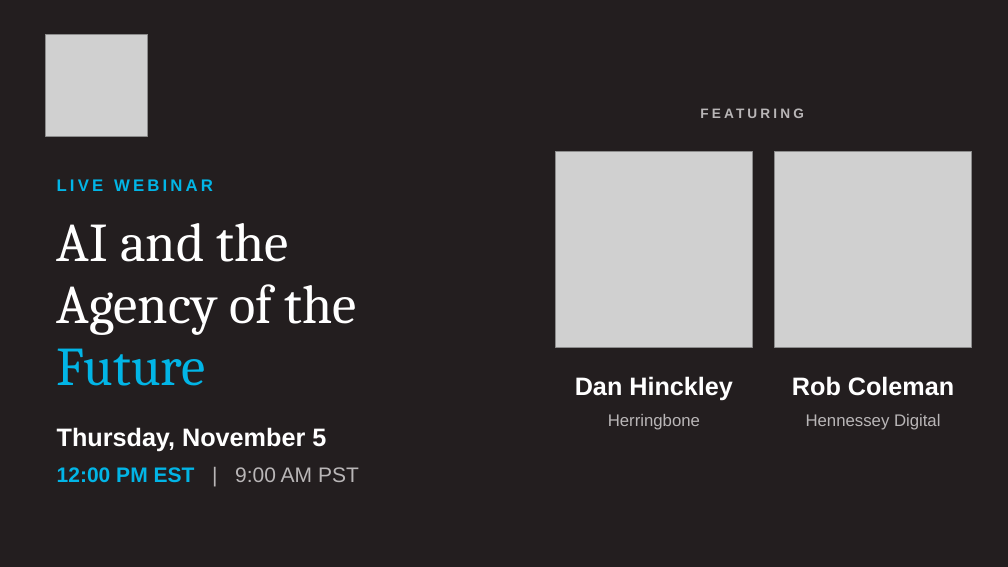
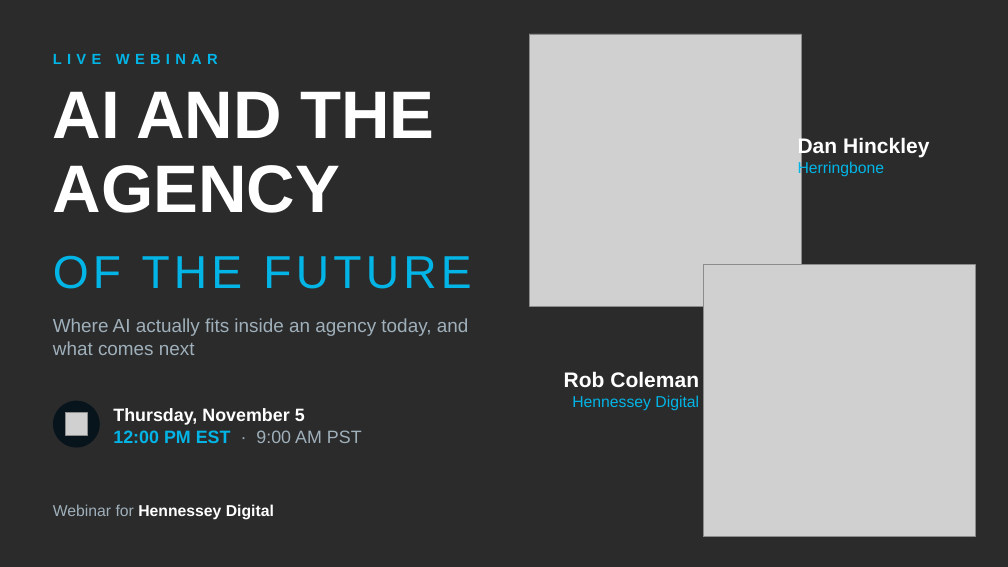
Before and after one commit to ynnahilary/hennessey, a slide deck: slide 1 of webinars/2026-11-05/november_webinar_deck.pptx. Drawn at 1008x567 pixels with LibreOffice and Linux fonts; fonts in the diff are those of the drawing; grey boxes stand for pictures; background and template pictures are left out; a plain dark background stands for a picture behind light text. Boxes give left, top, right and bottom in pixels: in the first picture for what was removed or moved away, otherwise in the second. Text is boxed around its words. In the diff, an @@ line names an element or a change of style, - is before the commit and + after.

```diff
--- a/webinars/2026-11-05/november_webinar_deck.pptx
+++ b/webinars/2026-11-05/november_webinar_deck.pptx
@@ background #231E1F to picture (left out) @@
@@ picture removed at bbox=[45, 34, 147, 136] @@
@@ text "LIVE WEBINAR": place and size @@
-text "LIVE WEBINAR" at bbox=[57, 179, 213, 191]
+text "LIVE WEBINAR" at bbox=[53, 54, 218, 64]
@@ text "LIVE WEBINAR" at bbox=[53, 54, 218, 64]: size 16 to 14 pt, letter spacing 3 to 5 pt @@
@@ picture added at bbox=[529, 34, 802, 306] @@
@@ text added at bbox=[53, 91, 434, 213], 64 pt, text #FFFFFF, bold @@
+AI AND THE
+AGENCY
@@ text removed at bbox=[533, 98, 972, 129] @@
-FEATURING
@@ text at bbox=[798, 136, 929, 157]: size 24 to 20 pt in "Dan Hinckley"; alignment centre to left @@
@@ text "Dan Hinckley": place and size @@
-text "Dan Hinckley" at bbox=[575, 376, 733, 401]
+text "Dan Hinckley" at bbox=[798, 136, 929, 177]
@@ picture removed at bbox=[556, 151, 752, 348] @@
@@ picture removed at bbox=[775, 151, 972, 348] @@
@@ text at bbox=[798, 160, 885, 177]: paragraph added @@
+Herringbone
@@ text at bbox=[53, 255, 471, 289]: text changed; size 52 to 44 pt; font Cambria to Arial; text colour #FFFFFF to #02B5E6 @@
-AI and the
-Agency of the
-Future
+OF THE FUTURE
@@ text "OF THE FUTURE" at bbox=[53, 255, 471, 289]: vertical alignment top to middle @@
@@ picture added at bbox=[703, 265, 975, 537] @@
@@ vertical alignment middle to top in 3 elements at bbox=[564, 371, 699, 411], bbox=[798, 136, 929, 177], bbox=[53, 318, 469, 355] @@
@@ text at bbox=[53, 318, 469, 355]: text changed; size 24 to 18 pt; text colour #FFFFFF to #9FB0BB; bold off @@
-Thursday, November 5
+Where AI actually fits inside an agency today, and what comes next
@@ text "Rob Coleman": place and size @@
-text "Rob Coleman" at bbox=[806, 414, 940, 430]
+text "Rob Coleman" at bbox=[564, 371, 699, 411]
@@ text at bbox=[564, 371, 699, 387]: paragraph added @@
+Rob Coleman
@@ text removed at bbox=[792, 376, 954, 396] @@
-Rob Coleman
@@ ellipse added at bbox=[53, 401, 100, 448], fill #08141C @@
@@ picture added at bbox=[65, 413, 88, 436] @@
@@ text at bbox=[113, 408, 362, 443]: text changed; size 20 to 17 pt; text colour #02B5E6 to #FFFFFF @@
-12:00 PM EST | 9:00 AM PST
+Thursday, November 5
+12:00 PM EST · 9:00 AM PST
@@ text at bbox=[572, 395, 699, 411]: size 16 to 15 pt, text colour #B9B6B7 to #02B5E6 in "Hennessey Digital"; alignment centre to right @@
@@ text removed at bbox=[608, 414, 700, 430] @@
-Herringbone
@@ text added at bbox=[53, 504, 274, 520], 15 pt, text #FFFFFF, bold @@
+Webinar for Hennessey Digital
```
Also in this commit, not shown: 13 other slides changed, 4 other files.
